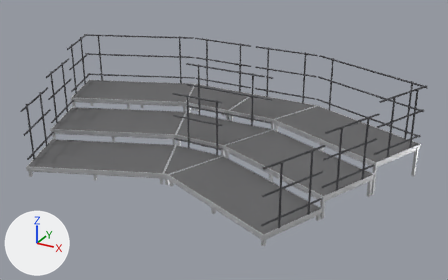
A saved change to the glTF model 3-tier-sb-pie-with-6-esa48-back-and-side-rails/model.glb.
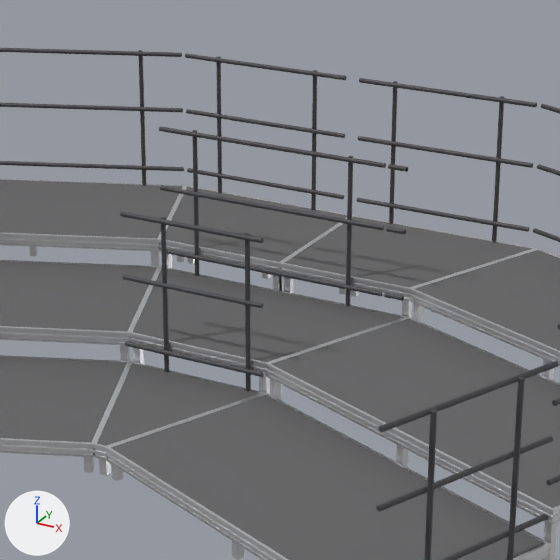
Each version appears first whole from a 50 mm lens placed at (5.45, -9.06, 5.01), pointed at (0.44, 0.05, 0.45), and next in a close-up on the part from 29% to 73% of the width and 7% to 76% of the height. Lighting does not change. The marker at lower left points along +X, +Y and +Z. The first two pictures are the older version. Vertices at exactly the same position are counted once.

Objects in the first close-up: 'deck_edge', 'deck_top', 'hardware'.
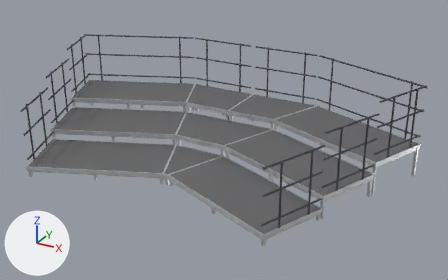
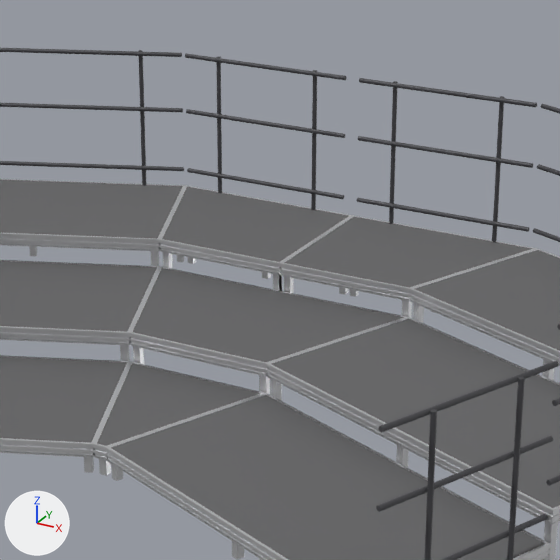
Commit message: 3-tier-sb-pie-with-6-esa48-back-and-side-rails: model.glb

Patch to the scene script:
```diff
--- a/3-tier-sb-pie-with-6-esa48-back-and-side-rails/model.glb.py
+++ b/3-tier-sb-pie-with-6-esa48-back-and-side-rails/model.glb.py
@@ me_hardware @@
 # used by ob_hardware; location = (0.0, 0.0, 0.0)
-me_hardware.from_pydata(...)  # 25710 vertices, 40338 faces; spans x -3.68..3.68, y -2.14..2.16, z 0.2..1.67
+me_hardware.from_pydata(...)  # 19592 vertices, 32324 faces; spans x -3.68..3.68, y -2.14..2.16, z 0.2..1.67
+# me_hardware part 1: 23 loose pieces with 6118 vertices, spanning x -0.92..0.95, y -0.16..1.03, z 0.2..1.46, are deleted
 me_hardware.materials.append(mat_hardware)
```

What differs and where, as boxes [x1, y1, x2, y2] in the close-ups (560 x 560 px):
part 1 of me_hardware, deleted: before [120, 126, 408, 391]
